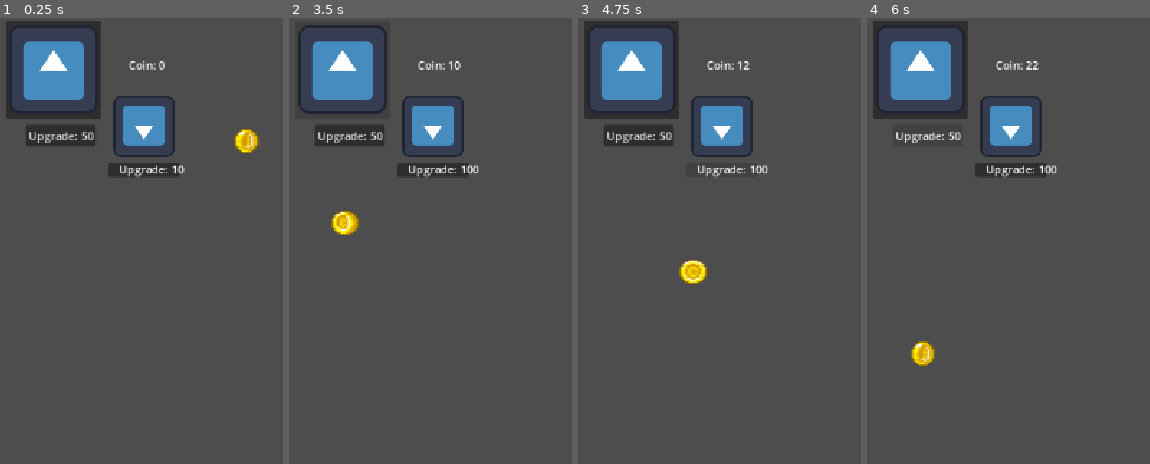
Above: before the commit, frames 1-4 (left to right).
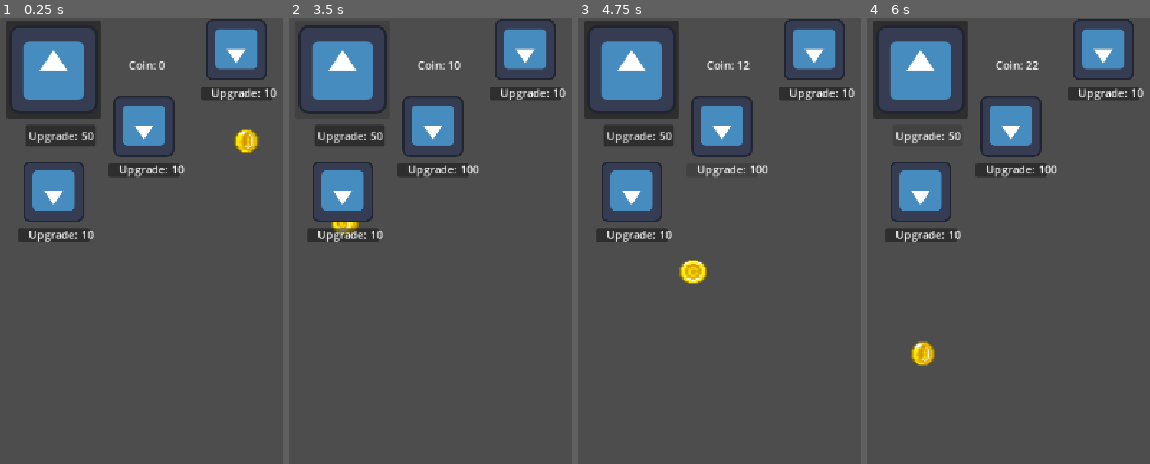
Above: after the commit, the same moments.

Repository: multii-RC/Clicker-Game-Real
Game: Godot game, scene res://Scenes/GameScene1.tscn
Two runs of this game, one before a commit and one after it. Both use one fixed random seed, a clock stepped at 60 frames per second and the inputs below. The project has no main scene, so this scene is started directly. The engine's default icon, where the game draws it, is replaced by a stand-in: a white triangle on a blue panel in a dark square.
Inputs (mouse positions are in pixels of both pictures, inside the frame that each line leads up to):
- Up to frame 1 (0.25 s): no input
- Up to frame 2 (3.5 s): click (342, 71) at 0.5 s; click "Upgrade: 50" at 1.25 s; click (433, 169) at 2.02 s; click (342, 71) at 2.75 s
- Up to frame 3 (4.75 s): click "Upgrade: 50" at 3.5 s; click (722, 169) at 4.27 s
- Up to frame 4 (6 s): click (920, 71) at 5 s; click "Upgrade: 50" at 5.75 s

The runs differ from the first frame. In frame 1, 4.6% of the frame differs, in the area x 6-98%, y 0-51%; in frame 2, 4.8%; in frame 3, 4.6%; in frame 4, 4.6%.

Commit message:
multiple passive gens

Diff:
--- a/Scenes/GameScene1.tscn
+++ b/Scenes/GameScene1.tscn
@@ -37,5 +37,23 @@
 layout_mode = 1
 Game = NodePath("..")
 
+[node name="Passive Generator2" parent="." unique_id=588450597 node_paths=PackedStringArray("Game") instance=ExtResource("3_heejh")]
+layout_mode = 1
+offset_left = -65.0
+offset_top = 300.0
+offset_right = -1008.0
+offset_bottom = -292.0
+Game = NodePath("..")
+
+[node name="Passive Generator3" parent="." unique_id=1285935763 node_paths=PackedStringArray("Game") instance=ExtResource("3_heejh")]
+layout_mode = 1
+offset_left = 198.0
+offset_top = 96.0
+offset_right = -745.0
+offset_bottom = -496.0
+Game = NodePath("..")
+
 [connection signal="ClickerSignal" from="ClickerButton" to="." method="_on_clicker_signal"]
 [connection signal="CoinGenerated" from="Passive Generator" to="." method="_on_coin_generated"]
+[connection signal="CoinGenerated" from="Passive Generator2" to="." method="_on_coin_generated"]
+[connection signal="CoinGenerated" from="Passive Generator3" to="." method="_on_coin_generated"]
